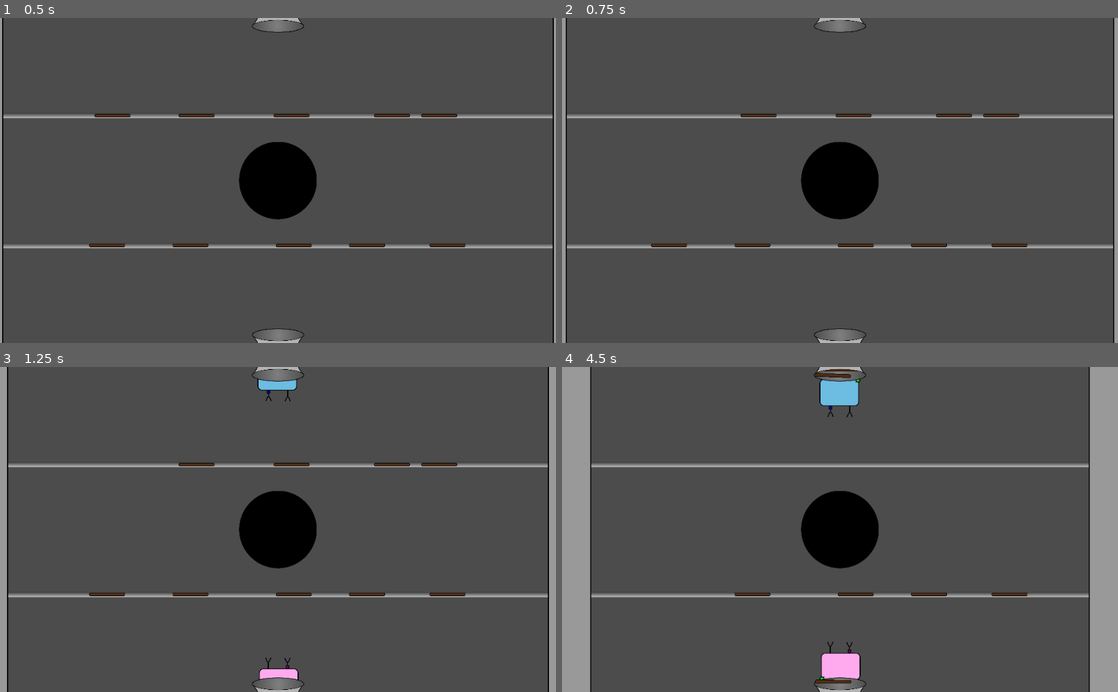
Above: before the commit, frames 1-4 (two rows, left to right).
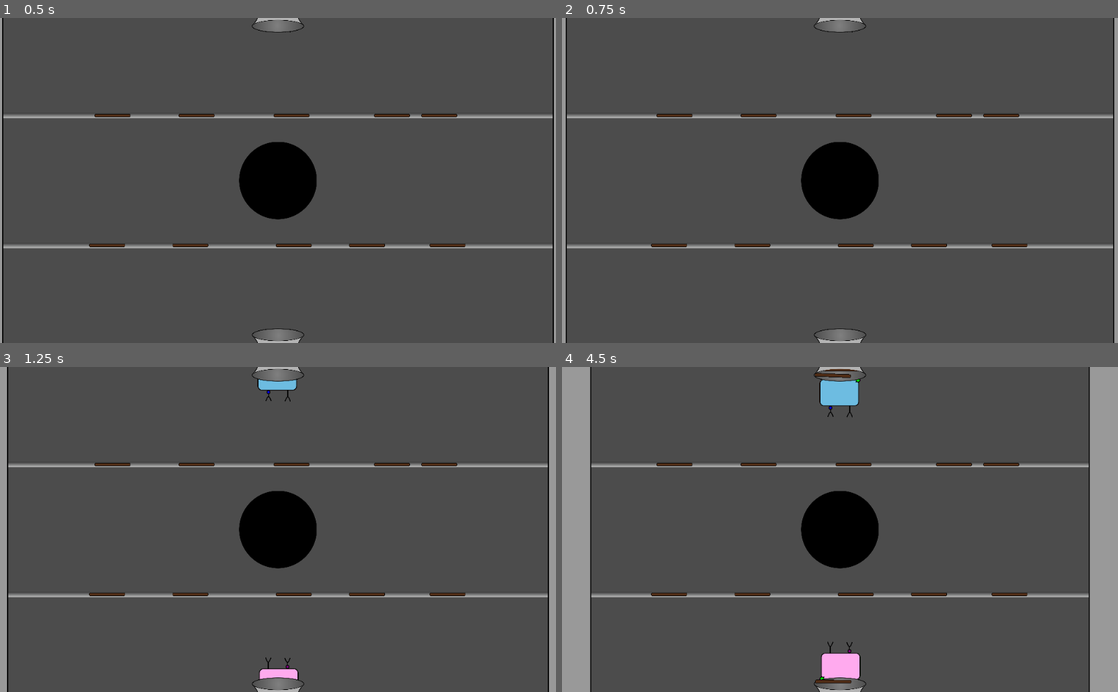
Above: after the commit, the same moments.

Repository: hgcummings/garbage-crusher
Game: Godot game, scene res://Main.tscn
Two runs of this game, one before a commit and one after it. Both use one fixed random seed, a clock stepped at 60 frames per second and the inputs below. This scene is started directly instead of the project's main scene.
Inputs (mouse positions are in pixels of both pictures, inside the frame that each line leads up to):
- Up to frame 1 (0.5 s): no input
- Up to frame 2 (0.75 s): tap Enter at 0.5 s; move the mouse to (673, 115) at 0.52 s; click (673, 115) at 0.67 s
- Up to frame 3 (1.25 s): no input
- Up to frame 4 (4.5 s): move the mouse to (1001, 464) at 1.27 s; click (1001, 464) at 1.42 s; tap Space at 2 s; move the mouse to (956, 464) at 2.02 s; click (956, 464) at 2.17 s; move the mouse to (756, 464) at 2.77 s; click (756, 464) at 2.92 s; move the mouse to (851, 464) at 3.52 s; click (851, 464) at 3.67 s; move the mouse to (667, 594) at 4.27 s; click (667, 594) at 4.42 s

Frame 1 is identical in both runs. In frame 2, less than 0.1% of the frame differs, in the area x 17-24%, y 29-31%; in frame 3, less than 0.1%; in frame 4, 0.4%, in the area x 16-83%, y 29-71%.

Commit message:
Tidy up debug code

Diff:
--- a/ChannelStick.gd
+++ b/ChannelStick.gd
@@ -84,8 +84,3 @@
 	if !is_braced:
 		stick_status = "default"
 	$Sprite.texture = Helpers.texture(stick_material, stick_status, level)
-
-# Debug functionality
-func _on_Stick_input_event(viewport, event, shape_idx):
-	if event is InputEventMouseButton:
-		self.queue_free()
--- a/ChannelStick.tscn
+++ b/ChannelStick.tscn
@@ -31,5 +31,3 @@
 visible = false
 scale = Vector2( 0.129, 0.154 )
 texture = ExtResource( 3 )
-
-[connection signal="input_event" from="." to="." method="_on_Stick_input_event"]
